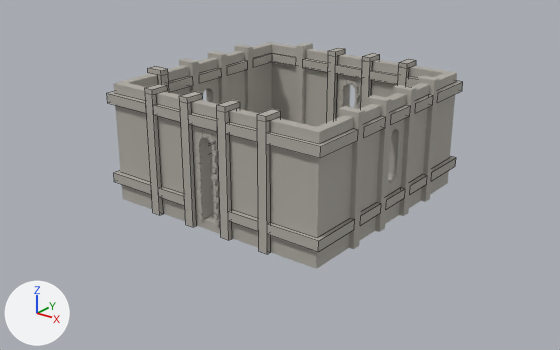
One commit to the Blender file Assets/Export/grande_salle.blend: the scene before it, then after it.
The view is the same before and after, from a camera (50 mm lens) standing at (468.0, -617.0, 324.0) and looking at (2.0, -19.0, 25.0). Arrows for +X, +Y and +Z are at lower left; the lights stay in place. The picture after the commit comes second. Mesh edges are drawn as thin lines on the coarser meshes.

Script lines for the objects in view, before the commit:
```python
me_colonne = bpy.data.meshes.new('Colonne')
me_colonne.from_pydata(...)  # a box spanning x -5.0..5.0, y -2.5..2.5, z 0.0..115.0
me_colonne.materials.append(mat_pierre)  # grey #afaca4
me_grande_salle = bpy.data.meshes.new('Grande_salle')
me_grande_salle.from_pydata(...)  # 436 vertices, 222 faces; spans x -125.0..125.0, y -125.0..125.0, z 0.0..125.0
me_grande_salle.materials.append(mat_pierre)  # grey #afaca4
ob_colonne_06 = bpy.data.objects.new('Colonne_06', me_colonne)
ob_colonne_06.location = (-23.0, 112.5, 10.0)
ob_colonne_11 = bpy.data.objects.new('Colonne_11', me_colonne)
ob_colonne_11.location = (-112.5, 23.0, 10.0)
ob_colonne_11.rotation_euler = (0.0, 0.0, 1.571)  # degrees (0, 0, 90)
ob_grande_salle = bpy.data.objects.new('Grande_salle', me_grande_salle)
ob_grande_salle.location = (0.0, 0.0, 0.0)
# also in view: 'Colonne_ext_12' at (128.0, 23.0, 62.0); 'Colonne_02' at (-69.0, 112.0, 68.0); 'Corniche_15' at (-95.0, 95.0, 110.0); 'Colonne_ext_01' at (-69.0, -128.0, 62.0); 'Corniche_basse_ext_11' at (-102.0, -102.0, 25.0)
```
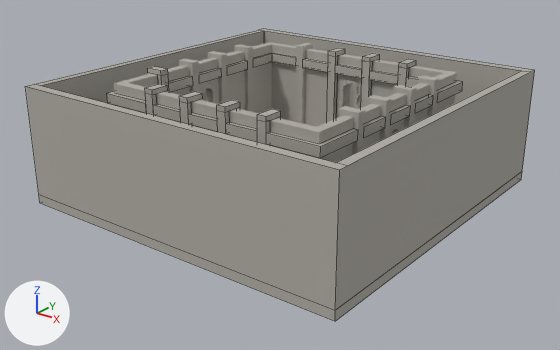
Location of each change, (x1, y1, x2, y2) in pixels of the pictures (560 x 350 px):
'Mur_enceinte', added: after (25, 29, 535, 310)
'Sol_exterieur', added: after (39, 172, 522, 321)
'Grande_salle', unchanged, covered by the edit: before (113, 42, 457, 269); after (113, 42, 457, 163)
'Colonne_ext_13', unchanged, covered by the edit: before (257, 120, 271, 254); after (257, 120, 270, 145)
'Colonne_ext_09', unchanged, covered by the edit: before (217, 110, 232, 240); after (217, 110, 229, 135)
'Colonne_ext_05', unchanged, covered by the edit: before (180, 101, 197, 227); after (180, 101, 192, 125)

Diff of the bpy script that builds the scene:
```diff
--- a/Assets/Export/grande_salle.blend.py
+++ b/Assets/Export/grande_salle.blend.py
@@ me_mur_enceinte @@
+me_mur_enceinte.from_pydata(...)  # 24 vertices, 16 faces; spans x -185.0..185.0, y -185.0..185.0, z 0.0..115.0
+me_mur_enceinte.materials.append(mat_pierre)  # grey #afaca4
@@ me_sol_exterieur @@
+me_sol_exterieur.from_pydata(...)  # 24 vertices, 16 faces; spans x -185.0..185.0, y -185.0..185.0, z 0.0..10.0
+me_sol_exterieur.materials.append(mat_pierre)  # grey #afaca4
@@ ob_mur_enceinte @@
+ob_mur_enceinte = bpy.data.objects.new('Mur_enceinte', me_mur_enceinte)
+ob_mur_enceinte.location = (0.0, 0.0, 10.0)
@@ ob_sol_exterieur @@
+ob_sol_exterieur = bpy.data.objects.new('Sol_exterieur', me_sol_exterieur)
+ob_sol_exterieur.location = (0.0, 0.0, 0.0)
```
